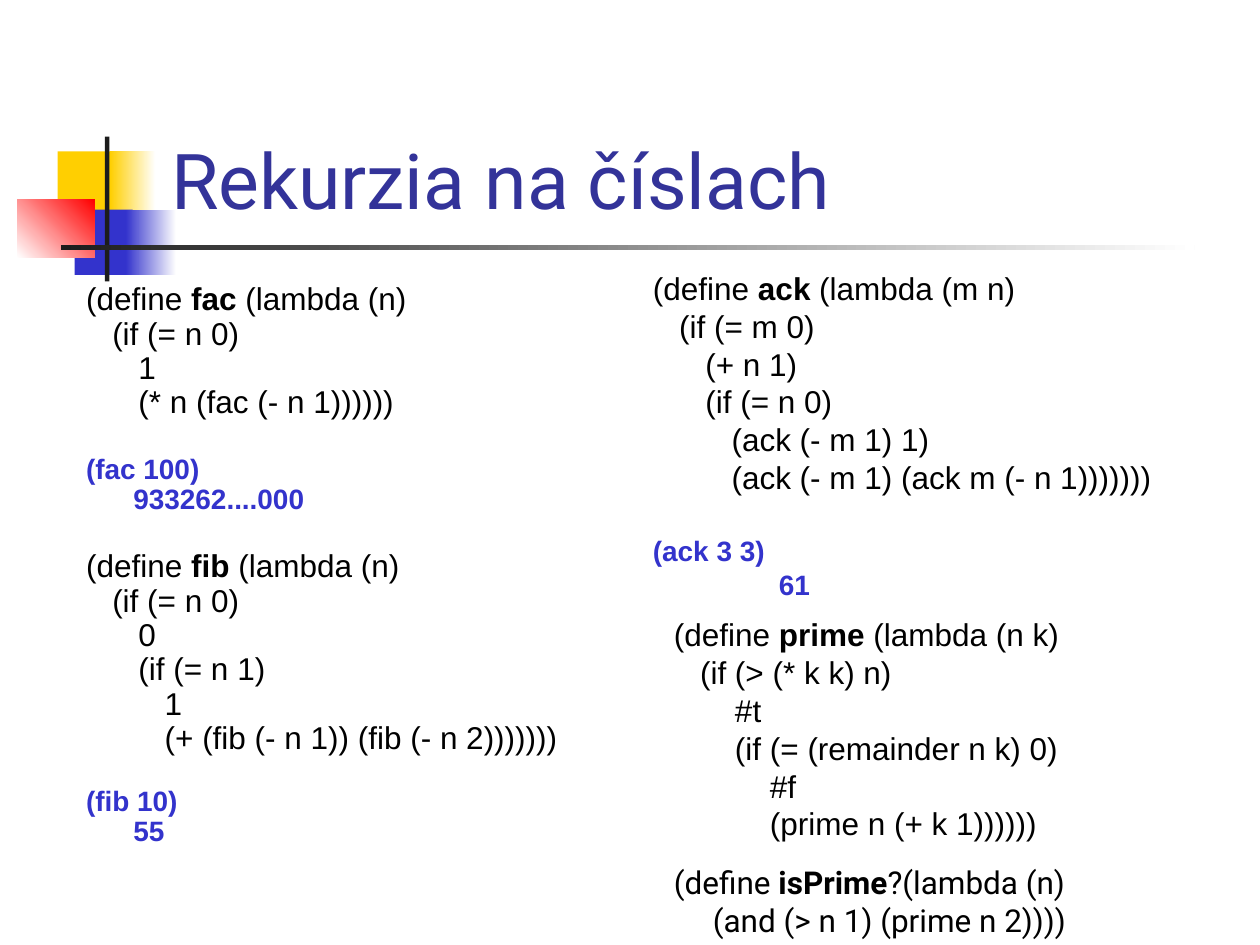
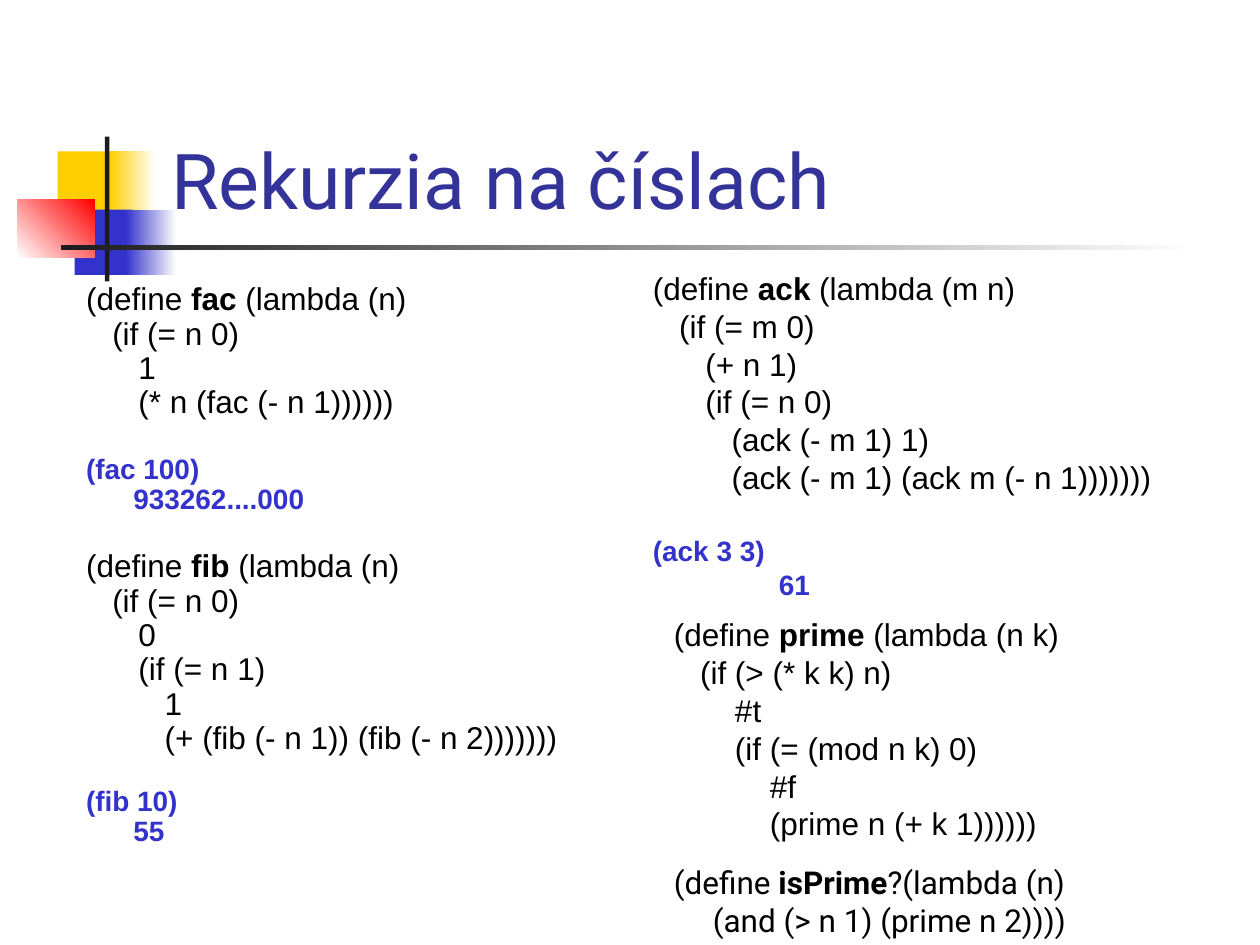
Before and after one commit to Funkcionalne/Prednasky, a slide deck: slide 22 of 01/01_fpro.ppt. Drawn at 1260x945 pixels with LibreOffice and Linux fonts; fonts in the diff are those of the drawing. Boxes give left, top, right and bottom in pixels: in the first picture for what was removed or moved away, otherwise in the second. Text is boxed around its words. In the diff, an @@ line names an element or a change of style, - is before the commit and + after.

```diff
--- a/01/01_fpro.ppt
+++ b/01/01_fpro.ppt
@@ text at [735, 737, 977, 766]: text changed @@
-(if (= (remainder n k) 0)
+(if (= (mod n k) 0)
```
Also in this commit, not shown: 3 other slides changed, 1 other file.
